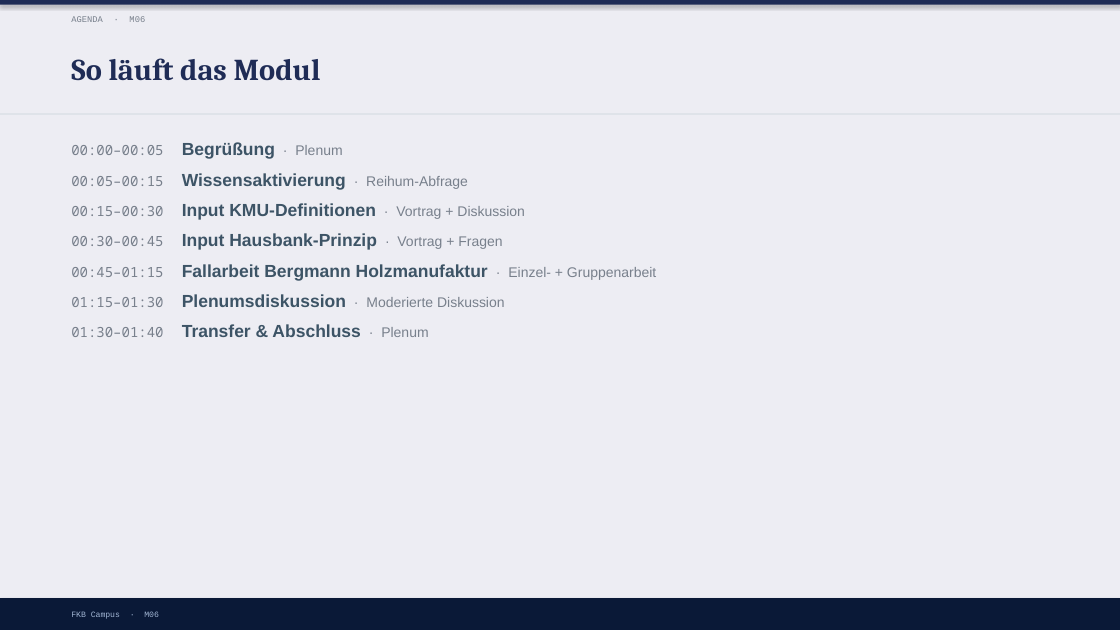
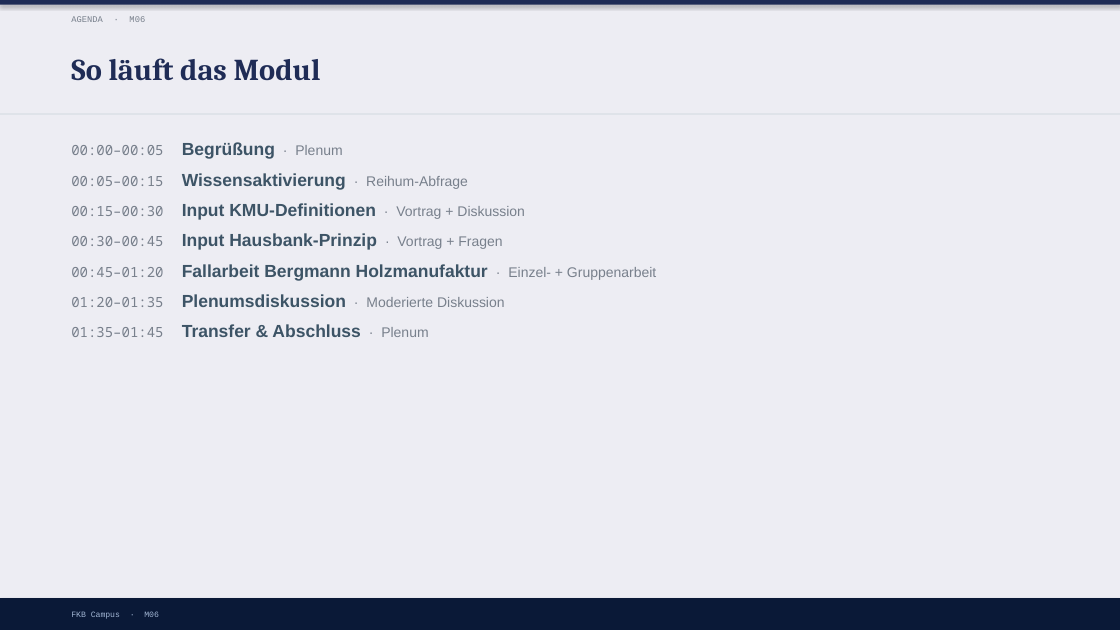
Before and after one commit to ck5rqc47pr-byte/firmenkundenakademie-online, a slide deck: slide 4 of protected-downloads/praesentation/M06.pptx. Drawn at 1120x630 pixels with LibreOffice and Linux fonts; fonts in the diff are those of the drawing. Boxes give left, top, right and bottom in pixels: in the first picture for what was removed or moved away, otherwise in the second. Text is boxed around its words. In the diff, an @@ line names an element or a change of style, - is before the commit and + after.

```diff
--- a/protected-downloads/praesentation/M06.pptx
+++ b/protected-downloads/praesentation/M06.pptx
@@ text at [71,264,656,337]: text changed @@
-00:45–01:15 Fallarbeit Bergmann Holzmanufaktur · Einzel- + Gruppenarbeit
-01:15–01:30 Plenumsdiskussion · Moderierte Diskussion
-01:30–01:40 Transfer & Abschluss · Plenum
+00:45–01:20 Fallarbeit Bergmann Holzmanufaktur · Einzel- + Gruppenarbeit
+01:20–01:35 Plenumsdiskussion · Moderierte Diskussion
+01:35–01:45 Transfer & Abschluss · Plenum
```
Also in this commit, not shown: 2 other files.
